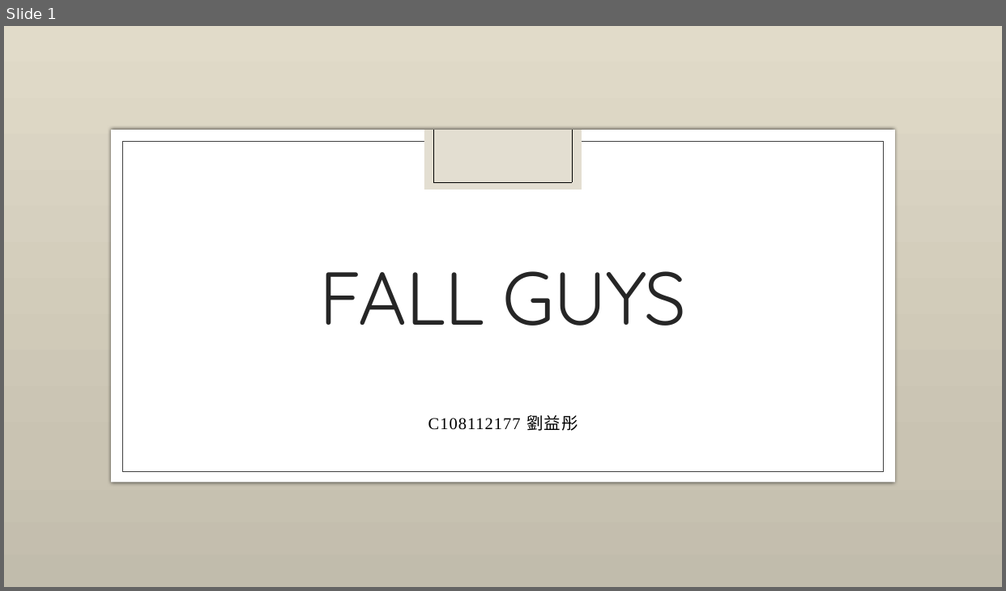
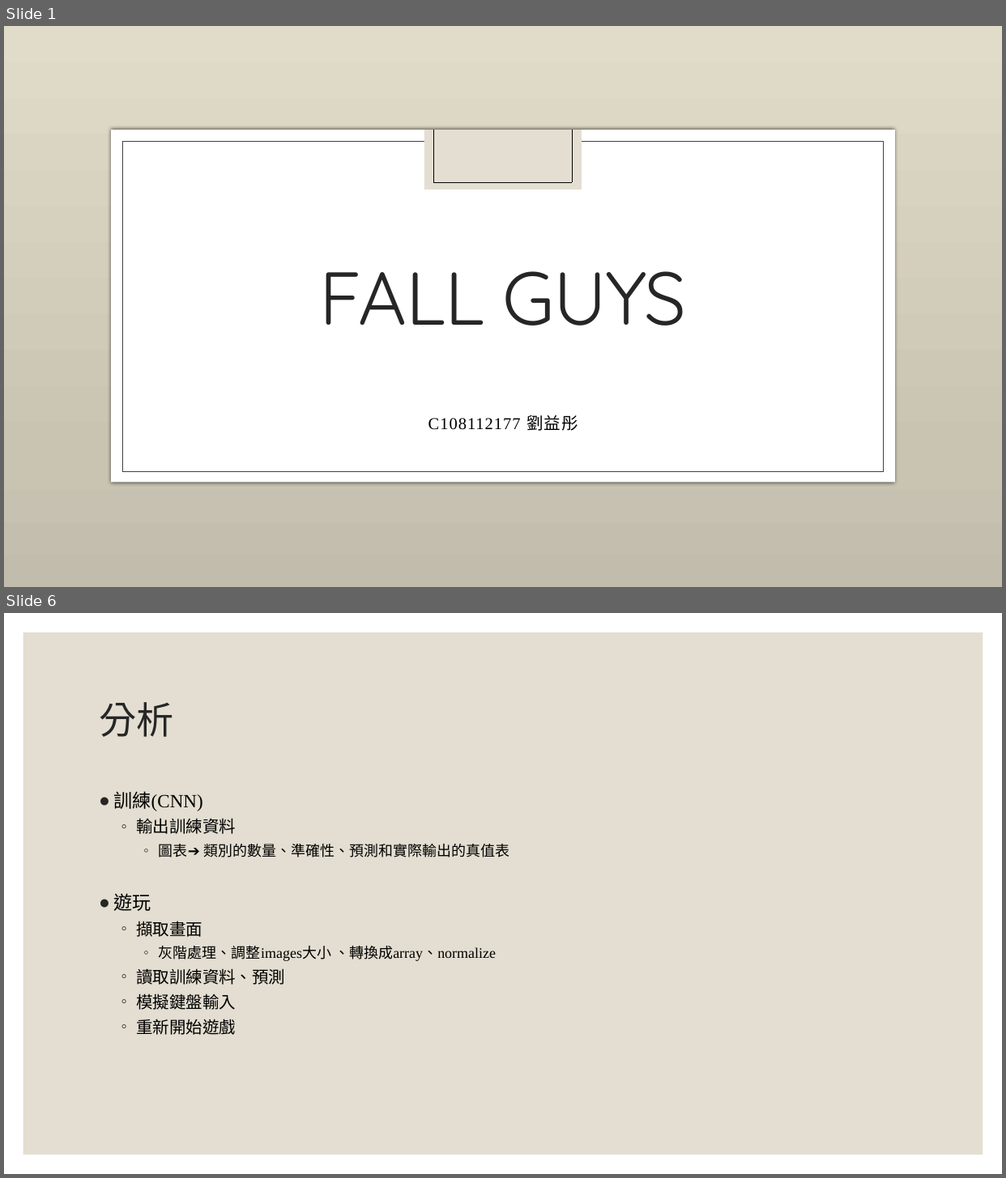
Before and after one commit to San-Zero/ML_homework, a slide deck: Fall-guys-ML.pptx. Shown one above the other, each under a label of ours: slide 1 before the commit, slides 1 and 6 after it; the slides between them are not shown. The pictures are 1006x591 and 1006x1178 pixels, drawn with LibreOffice and Linux fonts; fonts in the diff are those of the drawing; background and template pictures are left out. Boxes give left, top, right and bottom in pixels: in the first picture for what was removed or moved away, otherwise in the second. Text is boxed around its words. In the diff, an @@ line names an element or a change of style, - is before the commit and + after.

```diff
--- a/Fall-guys-ML.pptx
+++ b/Fall-guys-ML.pptx
@@ slide 6 added at [4, 613, 1002, 1174], background #FFFFFF @@
@@ rectangle added at [23, 632, 983, 1155], fill #E3DED1 @@
@@ title added at [99, 702, 173, 737], 36 pt, text #262626 @@
+分析
@@ text added at [114, 791, 509, 1035], 14 pt, text #000000 @@
+● 訓練(CNN)
+  ◦ 輸出訓練資料
+    ◦ 圖表➔ 類別的數量、準確性、預測和實際輸出的真值表
+● 遊玩
+  ◦ 擷取畫面
+    ◦ 灰階處理、調整images大小 、轉換成array、normalize
+  ◦ 讀取訓練資料、預測
+  ◦ 模擬鍵盤輸入
+  ◦ 重新開始遊戲
```
Also in this commit, not shown: 3 slides changed, 8 other slides added, 3 slides removed.
